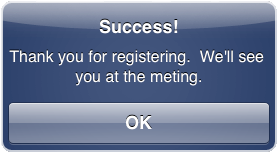
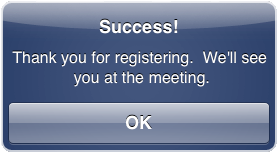
Comparing the layer stacks of the two 277px x 152px images. Changes:
added layer "Layer 1" above "Vector Smart Object" over [left=9, top=37, right=274, bottom=87]
